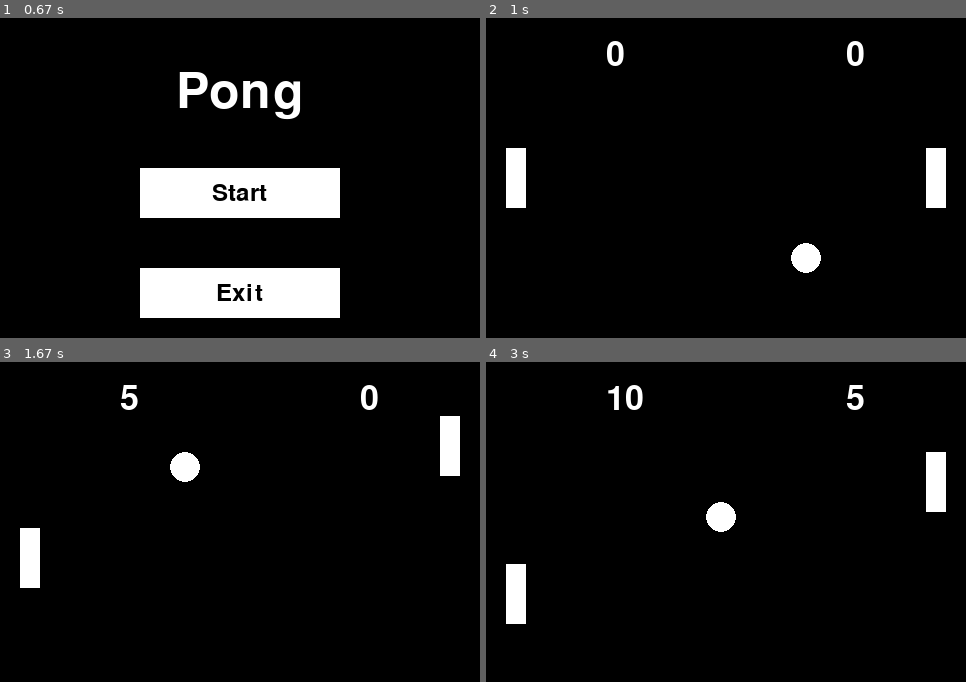
Above: before the commit, frames 1-4 (two rows, left to right).
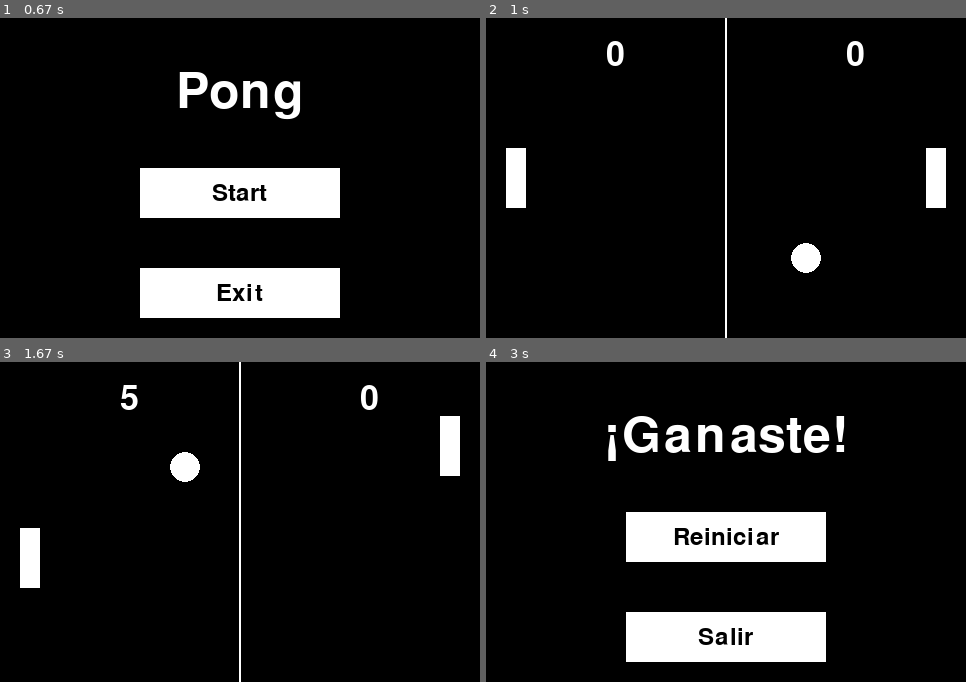
Above: after the commit, the same moments.

Repository: ReinKaos95/PyGames
Game: pygame game, started from Pong/main.py
Same seed, same stepped clock (60 frames per second), same inputs: the game is played once before the commit and once after it.
Inputs (mouse positions are in pixels of both pictures, inside the frame that each line leads up to):
- Up to frame 1 (0.67 s): click "Medio" at 0.38 s
- Up to frame 2 (1 s): click "Start" at 0.72 s
- Up to frame 3 (1.67 s): hold Up 1-1.47 s; move the mouse to (393, 512) at 1.03 s; hold Down from 1.5 s (still down); hold S from 1.5 s (still down)
- Up to frame 4 (3 s): release Down at 1.8 s; release S at 1.8 s; hold Up 1.83-2.2 s; hold W 1.83-2.2 s; hold Down 2.23-2.6 s; hold S 2.23-2.6 s

Frame 1 is identical in both runs. In frame 2, 0.4% of the frame differs, in the area x 49-51%, y 0-100%; in frame 3, 0.4%; in frame 4, 17%, in the area x 4-96%, y 7-94%.

Commit message:
Add game over/win screen

Diff:
--- a/Pong/config.py
+++ b/Pong/config.py
@@ -7,4 +7,4 @@
 
 WHITE = (255,255,255) # Posicion del jugador
 BLACK = (0,0,0) # Color negro para rellenar la panttalla
-MAX_SCORE = 30
+MAX_SCORE = 9
--- /dev/null
+++ b/Pong/endgame.py
@@ -0,0 +1,53 @@
+import pygame, sys
+from config import *
+from fonts import Fonts
+from utils import draw_button
+
+class EndGame:
+    def __init__(self, screen, winner):
+        self.screen = screen
+        self.fonts = Fonts()
+        self.title_font = self.fonts.get_title_font()
+        self.button_font = self.fonts.get_button_font()
+        self.winner = winner
+
+        if not pygame.mixer.get_init():
+            pygame.mixer.init()
+
+        # Cargar sonidos (opcional)
+        self.click_sound = pygame.mixer.Sound("audio/click.wav")  # Sonido al hacer clic
+        self.hover_sound = pygame.mixer.Sound("audio/hover.wav")  # Sonido al pasar el mouse
+
+    def show(self):
+        running = True
+        while running:
+            self.screen.fill(BLACK)
+
+            # Título dependiendo de si el jugador ganó o perdió
+            title_text = "¡Ganaste!" if self.winner == "Player 1" else "¡Perdiste!"
+            title_surface = self.title_font.render(title_text, True, WHITE)
+            self.screen.blit(title_surface, (Res_Width // 2 - title_surface.get_width() // 2, 50))
+
+            restart_button = pygame.Rect(Res_Width // 2 - 100, 150, 200, 50)
+            draw_button(self.screen, restart_button, "Reiniciar", self.button_font, BLACK, WHITE)
+
+            quit_button = pygame.Rect(Res_Width // 2 - 100, 250, 200, 50)
+            draw_button(self.screen, quit_button, "Salir", self.button_font, BLACK, WHITE)
+
+            pygame.display.flip()
+
+            # Manejo de eventos
+            for event in pygame.event.get():
+                if event.type == pygame.QUIT:
+                    pygame.quit()
+                    sys.exit()
+
+                if event.type == pygame.MOUSEBUTTONDOWN:
+                    if restart_button.collidepoint(event.pos):
+                        self.click_sound.play()  # Sonido de clic
+                        running = False
+                        return "restart"  # Retorna "restart" para reiniciar el juego
+                    if quit_button.collidepoint(event.pos):
+                        self.click_sound.play()  # Sonido de clic
+                        pygame.quit()
+                        sys.exit()
--- a/Pong/main.py
+++ b/Pong/main.py
@@ -6,6 +6,7 @@
 from pause_menu import PauseMenu
 from difficulty_menu import DifficultyMenu
 from fonts import Fonts
+from endgame import EndGame
 
 class Game:
     def __init__(self):
@@ -13,17 +14,6 @@
         self.title = pygame.display.set_caption(TITLE)
         self.clock = pygame.time.Clock()
         self.fonts = Fonts()
-
-        #players
-
-        # Jugador 1 (izquierda)
-        self.player1 = Player(20, Res_Height // 2 - 30, 20, 60, WHITE, PLAYER_SPEED)
-
-        # Jugador 2 (derecha)
-        self.player2 = Player(Res_Width - 40, Res_Height // 2 - 30, 20, 60, WHITE, PLAYER_SPEED)
-
-        # Pelota
-        self.ball = Ball(Res_Width // 2 - 15, Res_Height // 2 - 15, 30, 30, WHITE, 3, 3)
 
 
         # puntuaciones
@@ -55,7 +45,19 @@
         else:
             ball_speed_x, ball_speed_y = 3, 3  # Por defecto
 
+        #players
+
+        # Jugador 1 (izquierda)
+        self.player1 = Player(20, Res_Height // 2 - 30, 20, 60, WHITE, PLAYER_SPEED)
+
+        # Jugador 2 (derecha)
+        self.player2 = Player(Res_Width - 40, Res_Height // 2 - 30, 20, 60, WHITE, PLAYER_SPEED)
+
+        # Pelota
+        self.ball = Ball(Res_Width // 2 - 15, Res_Height // 2 - 15, 30, 30, WHITE, 3, 3)
+
         # Asignar la velocidad a la pelota
+
         self.ball.speed_x = ball_speed_x
         self.ball.speed_y = ball_speed_y
 
@@ -97,6 +99,9 @@
             self.events()
             self.screen.fill(BLACK) # Fondo negro
 
+            # Dibujar la línea central
+            pygame.draw.rect(self.screen, WHITE, (Res_Width // 2 - 1, 0, 2, Res_Height))  # Línea central de 2 píxeles de ancho
+
             # Dibujar jugadores
             self.player1.draw(self.screen)
             self.player2.draw(self.screen)
@@ -115,13 +120,27 @@
                 self.score2 += 1 * multiplier
                 self.reset_ball()
 
+            # Comprobar si se ha alcanzado el puntaje máximo
             if self.score1 >= MAX_SCORE or self.score2 >= MAX_SCORE:
-                print(f"Jugador {'1' if self.score1 == MAX_SCORE else '2'} gana!")
-                break
+                winner = "Player 1" if self.score1 >= MAX_SCORE else "Player 2"
+                end_game_screen = EndGame(self.screen, winner)
+                action = end_game_screen.show()
+
+                if action == "restart":
+                    self.reset_game()  # Reiniciar el juego
+                    continue
+                else:
+                    break  # Salir del juego
 
             self.ball.check_collision(self.player1, self.player2)
 
             self.update()
+
+    def reset_game(self):
+        """Reinicia el juego para una nueva partida."""
+        self.score1 = 0
+        self.score2 = 0
+        self.reset_ball()
 
 if __name__ == '__main__':
     game = Game()
